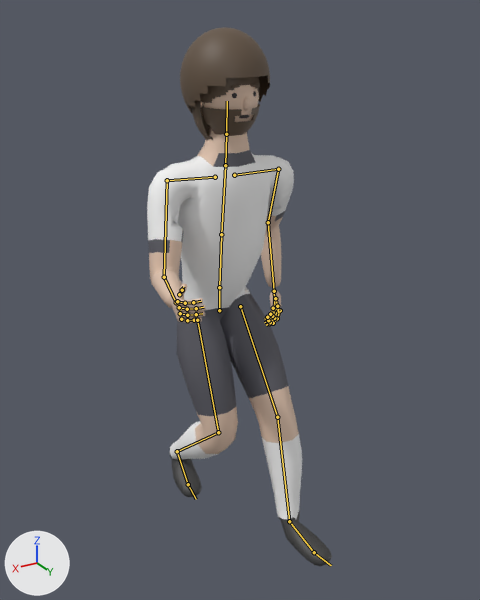
An edit to the Blender file football-godot/king-football/assets/models/characters/v2/src/player_v2.blend, drawn before and after from the same camera.
Camera for both pictures: a 50 mm camera at (1.055, 1.899, 1.844) aimed at (0.005, 0.15, 0.97). The axes (+X, +Y, +Z) are drawn at lower left. The lights are the same throughout. The first picture is the older version. Both versions are drawn at frame 0 of the action 'Jog'; the numbers are the values there. The bones that change, and the others that lie on the model, are drawn over the model as lines.

The first picture shows 'P_Beard', 'P_Body', 'P_Hair_Afro', 'P_Hair_Buzz', 'P_Hair_Long', 'P_Hair_Short'.
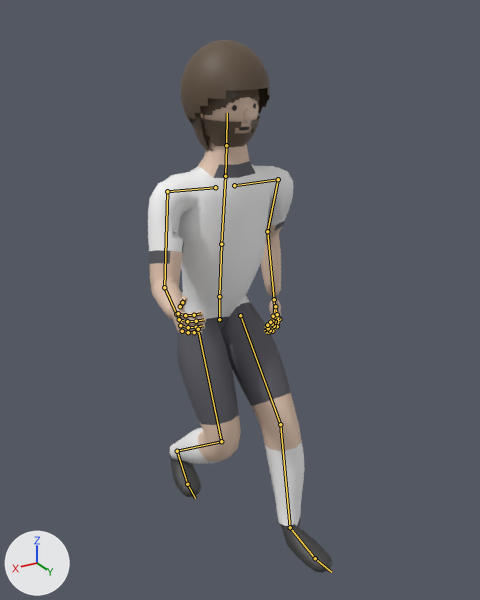
What differs and where, as boxes (x1, y1, x2, y2) in the pictures (480 x 600 px):
'P_Body', posed: before (147, 84, 332, 566); after (148, 96, 333, 573)
'P_Hair_Afro', posed: before (180, 27, 270, 113); after (180, 40, 270, 124)
'P_Beard', posed: before (201, 104, 260, 136); after (202, 115, 260, 147)
'P_Hair_Long', posed: before (191, 90, 260, 140); after (191, 102, 260, 151)
bone 'Hips', root to tip: before (219, 310) to (219, 287); after (219, 319) to (219, 296)

What the commit changed:
Bone 'Hips' (bone_hips) moves from (0.0, -0.059, 0.0) to (0.0, -0.094, 0.0).
Bone 'IK_Foot_L' (bone_ik_foot_l) moves from (-0.005, 0.281, 0.161) to (-0.005, 0.297, 0.141).
